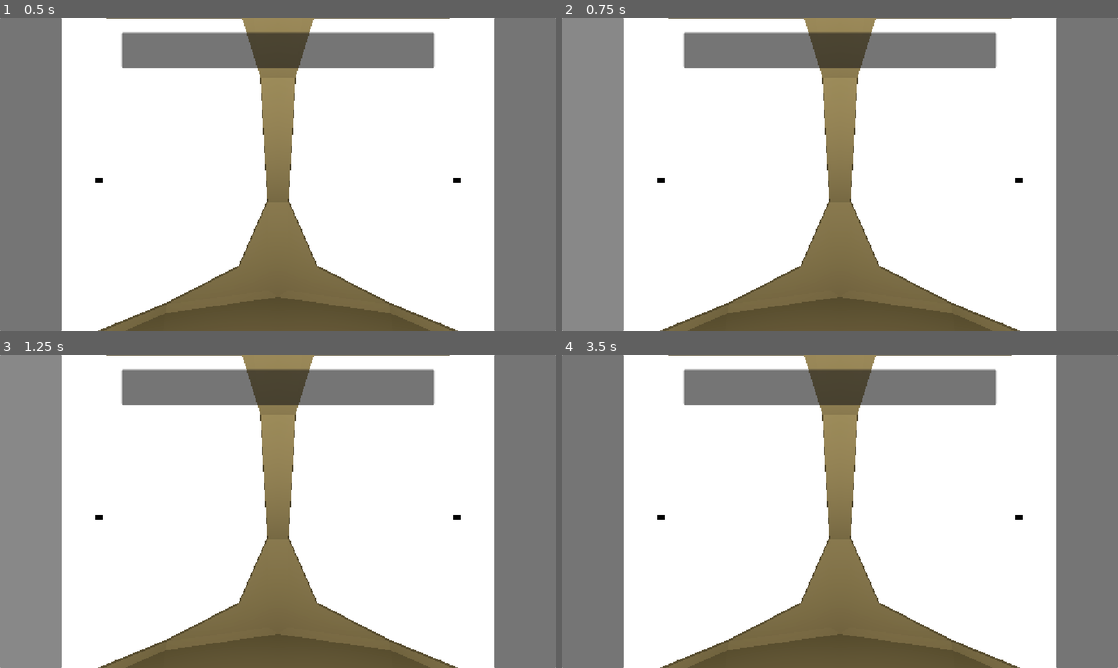
Above: before the commit, frames 1-4 (two rows, left to right).
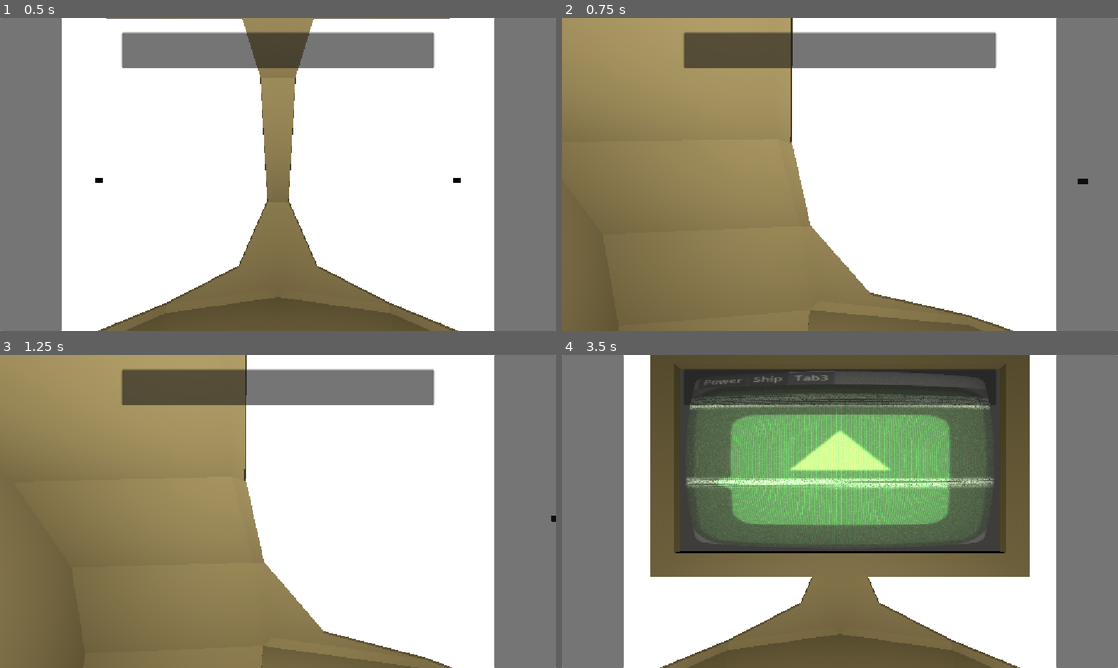
Above: after the commit, the same moments.

Repository: T3RRAT/Tether
Game: Godot game, scene res://Scenes/game.tscn
Same seed, same stepped clock (60 frames per second), same inputs: the game is played once before the commit and once after it. The engine's default icon, where the game draws it, is replaced by a stand-in: a white triangle on a blue panel in a dark square. Sound files missing from this copy of the repository are replaced by a short silence.
Inputs (mouse positions are in pixels of both pictures, inside the frame that each line leads up to):
- Up to frame 1 (0.5 s): no input
- Up to frame 2 (0.75 s): click (595, 174) at 0.5 s
- Up to frame 3 (1.25 s): no input
- Up to frame 4 (3.5 s): click (1084, 511) at 1.25 s; click (840, 386) at 2 s; tap Enter at 2.75 s; move the mouse to (962, 495) at 2.77 s; hold D (Go Right) from 2.78 s (still down); tap \ (Check) at 2.85 s; click (962, 495) at 2.92 s

Frame 1 is identical in both runs. In frame 2, 50% of the frame differs, in the area x 0-95%, y 0-100%; in frame 3, 51%, in the area x 0-100%, y 0-100%; in frame 4, 47%.
Error before the commit: Parse Error: Unexpected "VCS conflict marker" in class body. (res://Scripts/game.gd:51)

Commit message:
Update game.gd

Diff:
--- a/Scripts/game.gd
+++ b/Scripts/game.gd
@@ -48,7 +48,6 @@
 @onready var lightRight = %FlashLightRight
 @onready var lightLeft = %FlashLightLeft
 @onready var player = $"Player Lerp Position"
->>>>>>> parent of beb0701 (Captcha buton work)
 @onready var flashSound = $"Ship/Flash Sound"
 
 # Gameplay Important Objects
